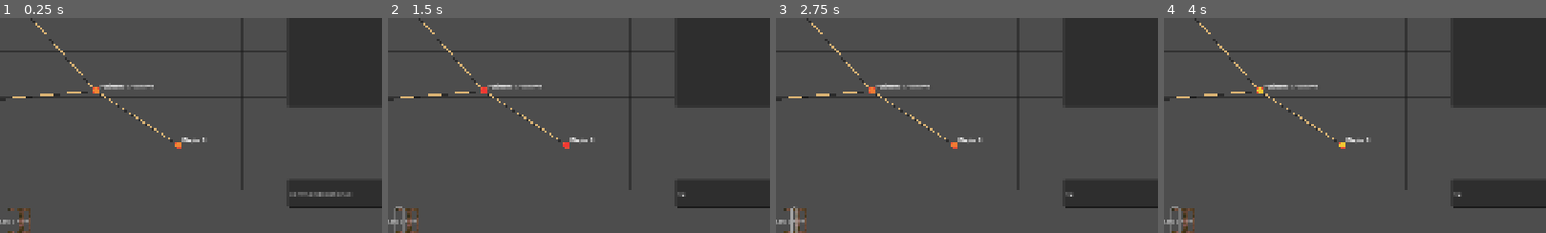
Above: before the commit, frames 1-4 (left to right).
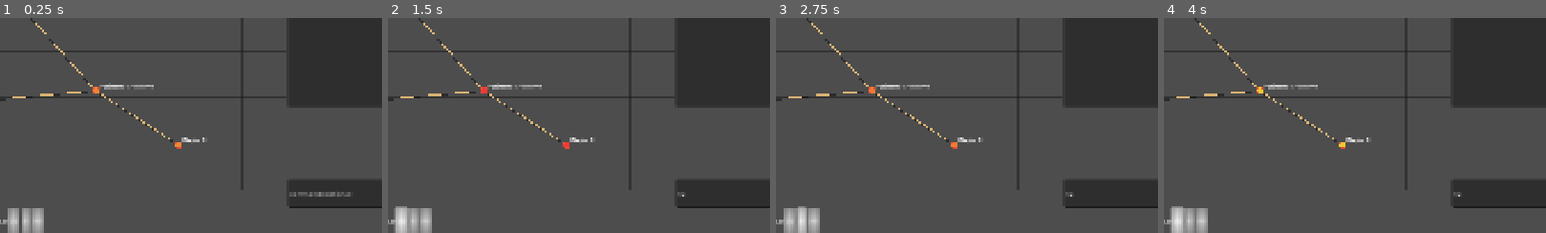
Above: after the commit, the same moments.

Repository: sepa79/CaravanWars
Game: Godot game, scene res://scenes/Game.tscn
Same seed, same stepped clock (60 frames per second), same inputs: the game is played once before the commit and once after it.
Inputs (mouse positions are % of the whole screen's width and height, from its top left):
- Up to frame 1 (0.25 s): no input
- Up to frame 2 (1.5 s): click (86, 91) at 0.52 s; type "12" at 0.6 s; click "||" at 1.25 s
- Up to frame 3 (2.75 s): click ">" at 2 s
- Up to frame 4 (4 s): click ">>" at 2.75 s; click "||" at 3.5 s
The pictures show only the part of the screen within x 34-84%, y 50-100%; the shares and areas given below are measured in that part.

The runs differ from the first frame. In frame 1, 1.1% of the frame differs, in the area x 2-12%, y 88-100%; in frame 2, 1.1%, in the area x 2-12%, y 87-100%; in frame 3, 1.0%; in frame 4, 1.1%.

Commit message:
chore: replace binary frame textures with text-based ImageTextures

Diff:
--- /dev/null
+++ b/assets/ui/frames/frame_button_hover.tres
@@ -0,0 +1,13 @@
+[gd_resource type="ImageTexture" load_steps=2 format=3]
+
+[sub_resource type="Image" id="Image_btn_hover"]
+data = {
+"data": PackedByteArray(136,136,136,255, 136,136,136,255, 136,136,136,255, 136,136,136,255, 238,238,238,255, 136,136,136,255, 136,136,136,255, 136,136,136,255, 136,136,136,255),
+"format": "RGBA8",
+"height": 3,
+"mipmaps": false,
+"width": 3
+}
+
+[resource]
+image = SubResource("Image_btn_hover")
--- /dev/null
+++ b/assets/ui/frames/frame_button_normal.tres
@@ -0,0 +1,13 @@
+[gd_resource type="ImageTexture" load_steps=2 format=3]
+
+[sub_resource type="Image" id="Image_btn_normal"]
+data = {
+"data": PackedByteArray(102,102,102,255, 102,102,102,255, 102,102,102,255, 102,102,102,255, 204,204,204,255, 102,102,102,255, 102,102,102,255, 102,102,102,255, 102,102,102,255),
+"format": "RGBA8",
+"height": 3,
+"mipmaps": false,
+"width": 3
+}
+
+[resource]
+image = SubResource("Image_btn_normal")
--- /dev/null
+++ b/assets/ui/frames/frame_button_pressed.tres
@@ -0,0 +1,13 @@
+[gd_resource type="ImageTexture" load_steps=2 format=3]
+
+[sub_resource type="Image" id="Image_btn_pressed"]
+data = {
+"data": PackedByteArray(68,68,68,255, 68,68,68,255, 68,68,68,255, 68,68,68,255, 136,136,136,255, 68,68,68,255, 68,68,68,255, 68,68,68,255, 68,68,68,255),
+"format": "RGBA8",
+"height": 3,
+"mipmaps": false,
+"width": 3
+}
+
+[resource]
+image = SubResource("Image_btn_pressed")
--- /dev/null
+++ b/assets/ui/frames/frame_panel.tres
@@ -0,0 +1,13 @@
+[gd_resource type="ImageTexture" load_steps=2 format=3]
+
+[sub_resource type="Image" id="Image_panel"]
+data = {
+"data": PackedByteArray(255,255,255,255, 255,255,255,255, 255,255,255,255, 255,255,255,255, 0,0,0,0, 255,255,255,255, 255,255,255,255, 255,255,255,255, 255,255,255,255),
+"format": "RGBA8",
+"height": 3,
+"mipmaps": false,
+"width": 3
+}
+
+[resource]
+image = SubResource("Image_panel")
--- a/assets/ui/theme/caravan_theme.tres
+++ b/assets/ui/theme/caravan_theme.tres
@@ -1,17 +1,74 @@
-[gd_resource type="Theme" load_steps=3 format=3]
+[gd_resource type="Theme" load_steps=10 format=3]
 
-[ext_resource type="ImageTexture" path="res://assets/ui/frames/frame_9slice_256.tres" id="1"]
+[ext_resource type="Texture2D" path="res://assets/ui/frames/frame_panel.tres" id="1"]
+[ext_resource type="Texture2D" path="res://assets/ui/frames/frame_button_normal.tres" id="2"]
+[ext_resource type="Texture2D" path="res://assets/ui/frames/frame_button_hover.tres" id="3"]
+[ext_resource type="Texture2D" path="res://assets/ui/frames/frame_button_pressed.tres" id="4"]
 
-[sub_resource type="StyleBoxTexture" id="StyleBoxTexture_1"]
+[sub_resource type="StyleBoxTexture" id="1"]
 texture = ExtResource("1")
-region = Rect2(0, 0, 256, 256)
-margin_left = 32
-margin_top = 32
-margin_right = 32
-margin_bottom = 32
+texture_margin_left = 1
+texture_margin_top = 1
+texture_margin_right = 1
+texture_margin_bottom = 1
+content_margin_left = 6
+content_margin_top = 6
+content_margin_right = 6
+content_margin_bottom = 6
+draw_center = true
+
+[sub_resource type="StyleBoxTexture" id="2"]
+texture = ExtResource("2")
+texture_margin_left = 1
+texture_margin_top = 1
+texture_margin_right = 1
+texture_margin_bottom = 1
+content_margin_left = 6
+content_margin_top = 6
+content_margin_right = 6
+content_margin_bottom = 6
+draw_center = true
+
+[sub_resource type="StyleBoxTexture" id="3"]
+texture = ExtResource("3")
+texture_margin_left = 1
+texture_margin_top = 1
+texture_margin_right = 1
+texture_margin_bottom = 1
+content_margin_left = 6
+content_margin_top = 6
+content_margin_right = 6
+content_margin_bottom = 6
+draw_center = true
+
+[sub_resource type="StyleBoxTexture" id="4"]
+texture = ExtResource("4")
+texture_margin_left = 1
+texture_margin_top = 1
+texture_margin_right = 1
+texture_margin_bottom = 1
+content_margin_left = 6
+content_margin_top = 6
+content_margin_right = 6
+content_margin_bottom = 6
+draw_center = true
+
+[sub_resource type="StyleBoxTexture" id="5"]
+texture = ExtResource("2")
+texture_margin_left = 1
+texture_margin_top = 1
+texture_margin_right = 1
+texture_margin_bottom = 1
+content_margin_left = 6
+content_margin_top = 6
+content_margin_right = 6
+content_margin_bottom = 6
+draw_center = true
+modulate_color = Color(1, 1, 1, 0.5)
 
 [resource]
-Panel/styles/panel = SubResource("StyleBoxTexture_1")
-Button/styles/normal = SubResource("StyleBoxTexture_1")
-Button/styles/hover = SubResource("StyleBoxTexture_1")
-Button/styles/pressed = SubResource("StyleBoxTexture_1")
+Panel/styles/panel = SubResource("1")
+Button/styles/normal = SubResource("2")
+Button/styles/hover = SubResource("3")
+Button/styles/pressed = SubResource("4")
+Button/styles/disabled = SubResource("5")
--- a/project.godot
+++ b/project.godot
@@ -32,3 +32,6 @@
 
 ; [internationalization]
 ; locale/translations=PackedStringArray("res://locale/translations.pl.tres")
+
+[gui]
+theme/custom="res://assets/ui/theme/caravan_theme.tres"
--- a/scenes/Game.tscn
+++ b/scenes/Game.tscn
@@ -6,13 +6,11 @@
 [ext_resource type="PackedScene" path="res://scenes/panels/TradePanel.tscn" id="4"]
 [ext_resource type="Script" path="res://scripts/ui/Chronicle.gd" id="5"]
 [ext_resource type="Script" path="res://scripts/ui/WorldTab.gd" id="6"]
-[ext_resource type="Theme" path="res://assets/ui/theme/caravan_theme.tres" id="7"]
 
 [node name="Game" type="Node"]
 script = ExtResource("1")
 
 [node name="UI" type="Control" parent="."]
-theme = ExtResource("7")
 layout_mode = 3
 anchors_preset = 15
 anchor_right = 1.0
--- /dev/null
+++ b/scripts/ui/theme_builder.gd
@@ -0,0 +1,16 @@
+extends Node
+class_name ThemeBuilder
+
+static func make_stylebox(tex_path: String, m: int, content: int = 6) -> StyleBoxTexture:
+    var sb := StyleBoxTexture.new()
+    sb.texture = load(tex_path)
+    sb.texture_margin_left = m
+    sb.texture_margin_top = m
+    sb.texture_margin_right = m
+    sb.texture_margin_bottom = m
+    sb.content_margin_left = content
+    sb.content_margin_top = content
+    sb.content_margin_right = content
+    sb.content_margin_bottom = content
+    sb.draw_center = true
+    return sb
Not shown: 1 places in scenes/Game.tscn that only renumber resources
Not shown, added: scripts/ui/theme_builder.gd.uid
Not shown, changed: CHANGELOG.md
Not shown, changed: VERSION
